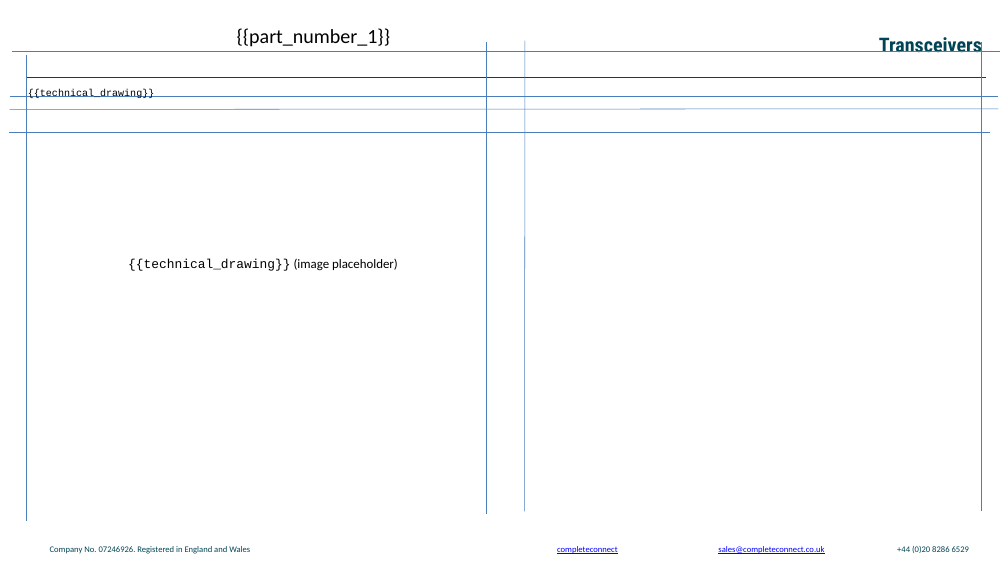
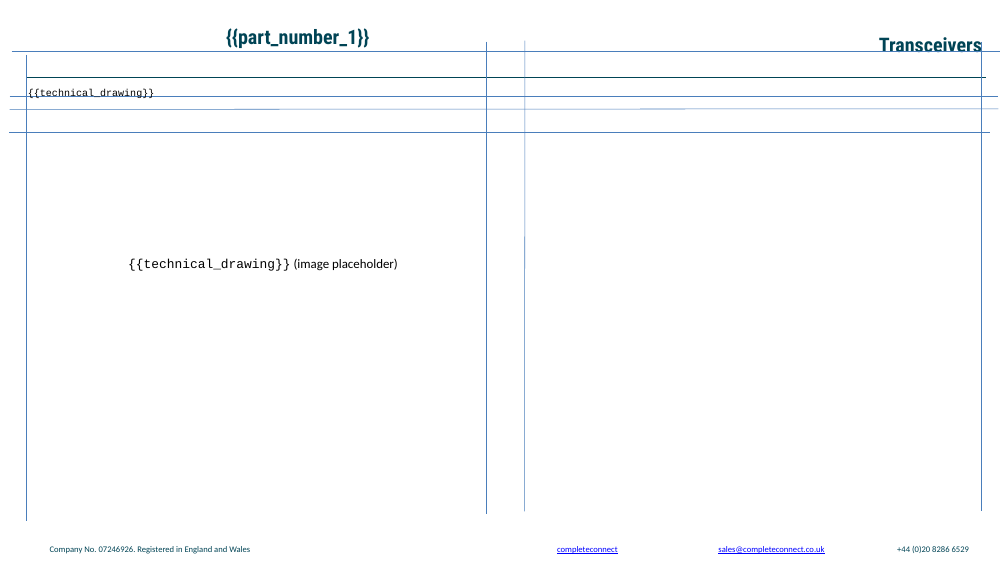
Before and after one commit to Sofiavenizelos/pptx-filler, a slide deck: slide 10 of template.pptx (slide 7 before the commit). Drawn at 1008x567 pixels with LibreOffice and Linux fonts; fonts in the diff are those of the drawing; background and template pictures are left out. Boxes give left, top, right and bottom in pixels: in the first picture for what was removed or moved away, otherwise in the second. Text is boxed around its words. In the diff, an @@ line names an element or a change of style, - is before the commit and + after.

```diff
--- a/template.pptx
+++ b/template.pptx
@@ text "{{part_number_1}}": place and size @@
-text "{{part_number_1}}" at box(237, 28, 391, 47)
+text "{{part_number_1}}" at box(226, 28, 369, 48)
@@ text "{{part_number_1}}" at box(226, 28, 369, 48): font Calibri to Roboto Condensed, text colour #000000 to #004455, bold on @@
```
Also in this commit, not shown: 7 other slides changed, 3 slides added.
